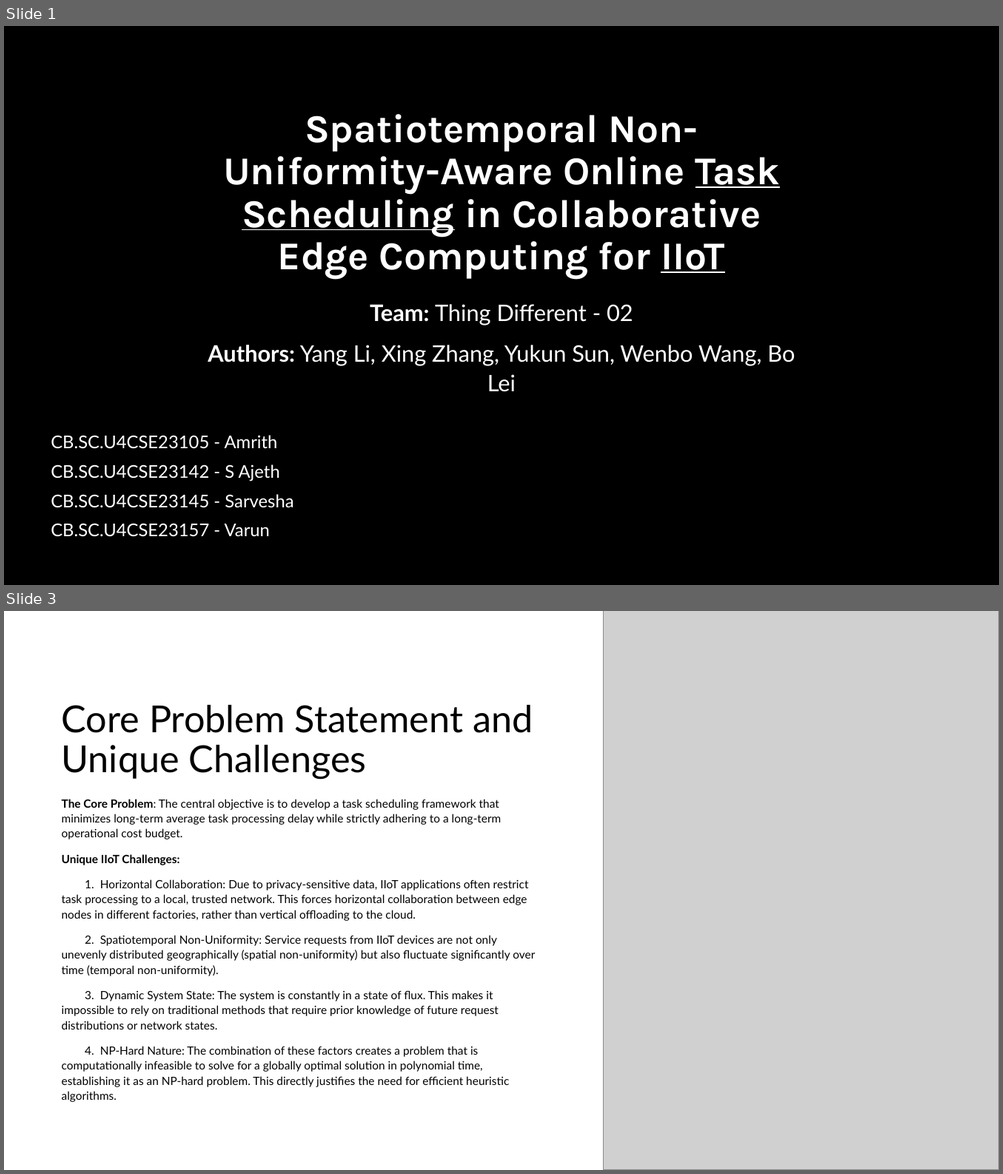
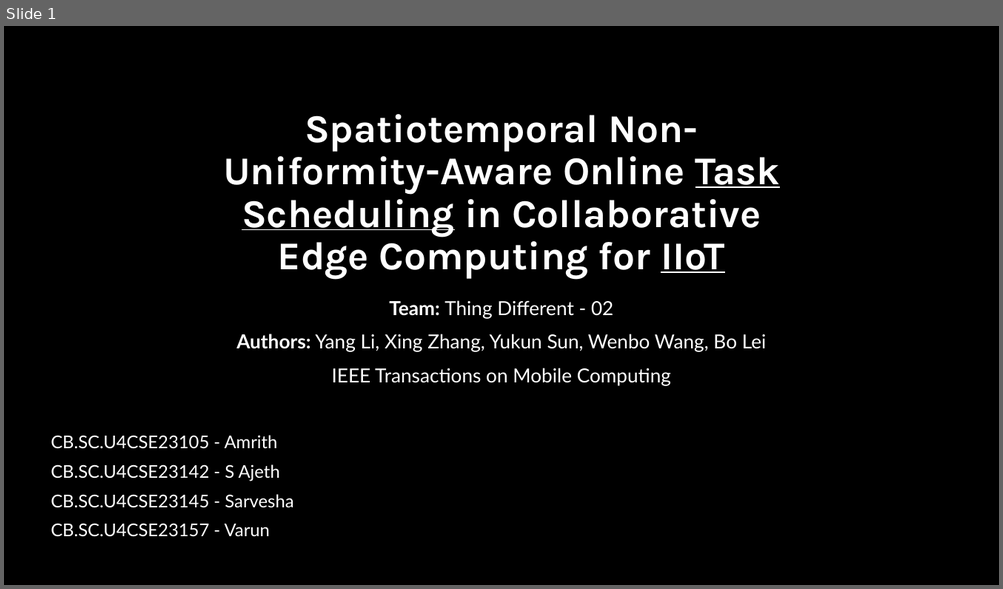
Before and after one commit to 23CSE362-edge-computing-2025-26-odd/capstone-project-02-thingdifferent, a slide deck: Document/Thing Differnet-02 Edge Computing Review 1.pptx. Shown one above the other, each under a label of ours: slides 1 and 3 before the commit, slide 1 after it; the slides between them are not shown. The pictures are 1003x1174 and 1003x589 pixels, drawn with LibreOffice and Linux fonts; fonts in the diff are those of the drawing; grey boxes stand for pictures; background and template pictures are left out. Boxes give left, top, right and bottom in pixels: in the first picture for what was removed or moved away, otherwise in the second. Text is boxed around its words. In the diff, an @@ line names an element or a change of style, - is before the commit and + after.

```diff
--- a/Document/Thing Differnet-02 Edge Computing Review 1.pptx
+++ b/Document/Thing Differnet-02 Edge Computing Review 1.pptx
@@ slide 3 removed at [4, 611, 999, 1170], background #FFFFFF @@
@@ picture removed at [603, 611, 999, 1170] @@
@@ title removed at [62, 705, 532, 779] @@
-Core Problem Statement and Unique Challenges
@@ text removed at [62, 799, 535, 1102] @@
-The Core Problem: The central objective is to develop a task scheduling framework that minimizes long-term average task processing delay while strictly adhering to a long-term operational cost budget.
-Unique IIoT Challenges:
-1. Horizontal Collaboration: Due to privacy-sensitive data, IIoT applications often restrict task processing to a local, trusted network. This forces horizontal collaboration between edge nodes in different factories, rather than vertical offloading to the cloud.
-2. Spatiotemporal Non-Uniformity: Service requests from IIoT devices are not only unevenly distributed geographically (spatial non-uniformity) but also fluctuate significantly over time (temporal non-uniformity).
-3. Dynamic System State: The system is constantly in a state of flux. This makes it impossible to rely on traditional methods that require prior knowledge of future request distributions or network states.
-4. NP-Hard Nature: The combination of these factors creates a problem that is computationally infeasible to solve for a globally optimal solution in polynomial time, establishing it as an NP-hard problem. This directly justifies the need for efficient heuristic algorithms.
@@ slide 1 changed as well @@
@@ subtitle at [236, 301, 766, 352]: size 22 to 18.7 pt in "Team: Thing Different - 02", "Authors: Yang Li, Xing Zhang, Yukun Sun, ..."; line spacing 1.1 to 1 @@
@@ subtitle at [332, 368, 671, 386]: paragraph added @@
+IEEE Transactions on Mobile Computing
```
Also in this commit, not shown: 9 other slides changed, 2 slides added, 3 other slides removed.
